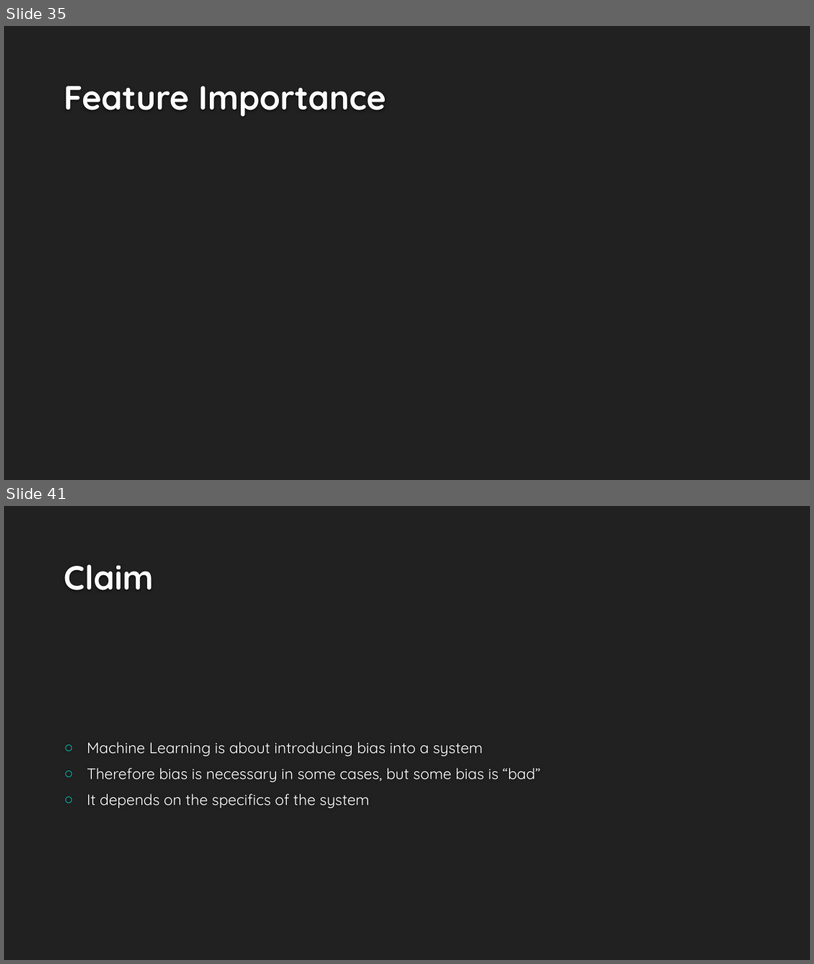
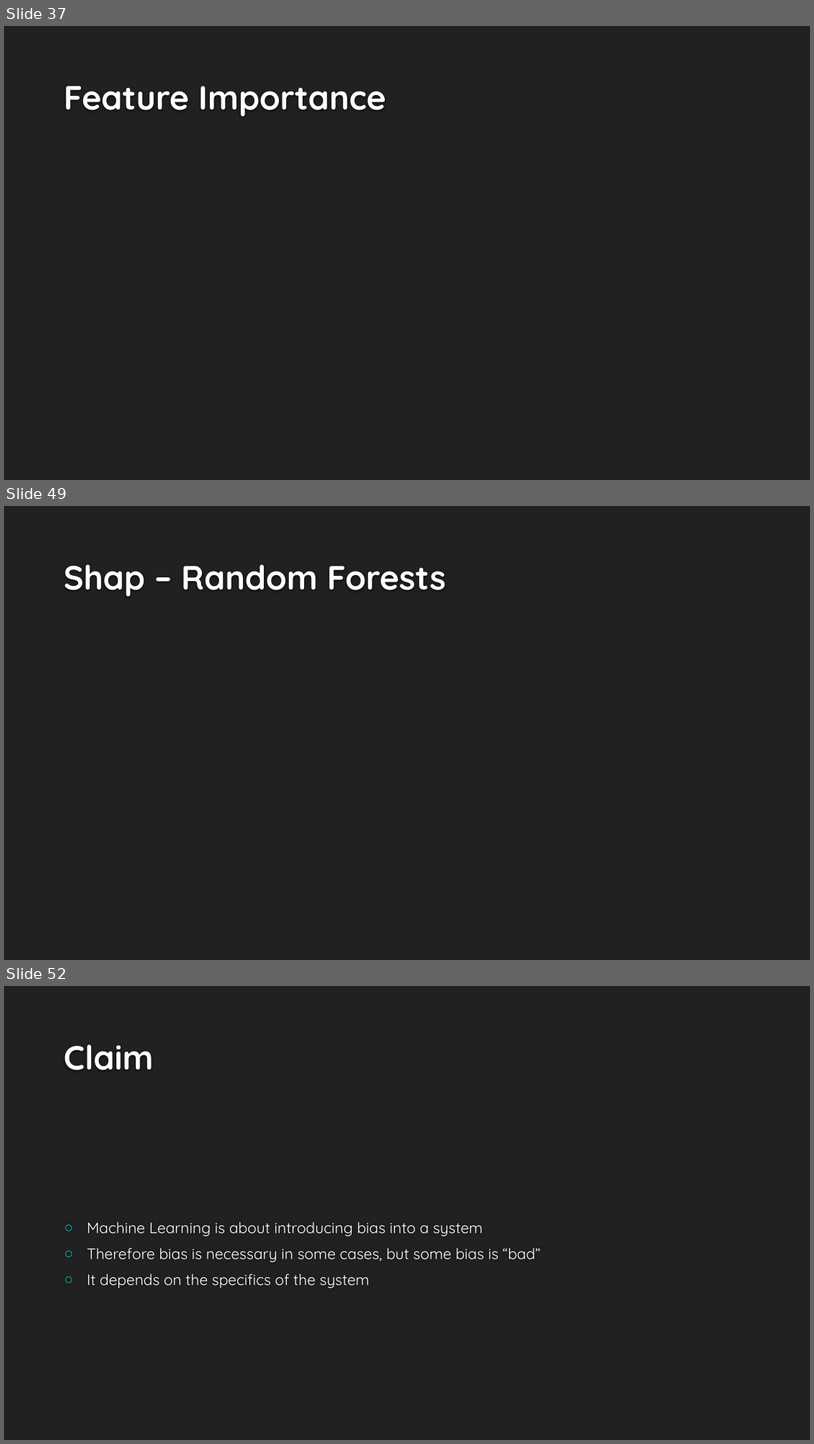
Before and after one commit to EricSchles/algorithmic_bias, a slide deck: Understanding Bias Via Interpretability.pptx. Shown one above the other, each under a label of ours: slides 35 and 41 before the commit, slides 37, 49 and 52 after it; the slides between them are not shown. The pictures are 814x964 and 814x1444 pixels, drawn with LibreOffice and Linux fonts; fonts in the diff are those of the drawing; background and template pictures are left out. Boxes give left, top, right and bottom in pixels: in the first picture for what was removed or moved away, otherwise in the second. Text is boxed around its words. In the diff, an @@ line names an element or a change of style, - is before the commit and + after.

```diff
--- a/Understanding Bias Via Interpretability.pptx
+++ b/Understanding Bias Via Interpretability.pptx
@@ slide 49 added at (x1=4, y1=506, x2=810, y2=960), background #212121 @@
@@ title added at (x1=64, y1=564, x2=446, y2=597), 40 pt, text #FEFEFE, bold @@
+Shap – Random Forests
@@ what was slide 35 is now slide 37 @@
@@ what was slide 41 is now slide 52 @@
```
Also in this commit, not shown: 5 slides changed, 18 other slides added, 6 slides removed, 13 other files.
